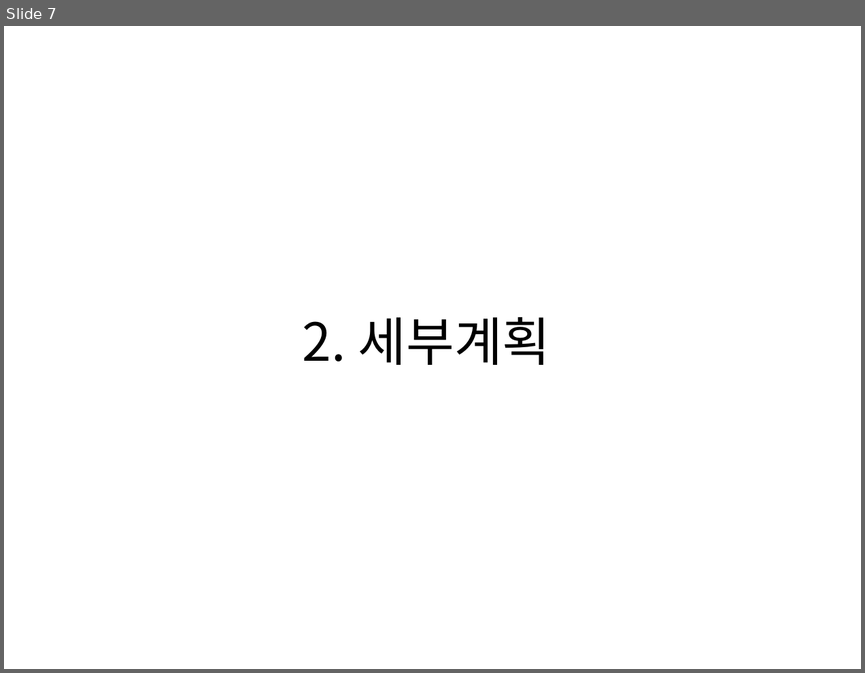
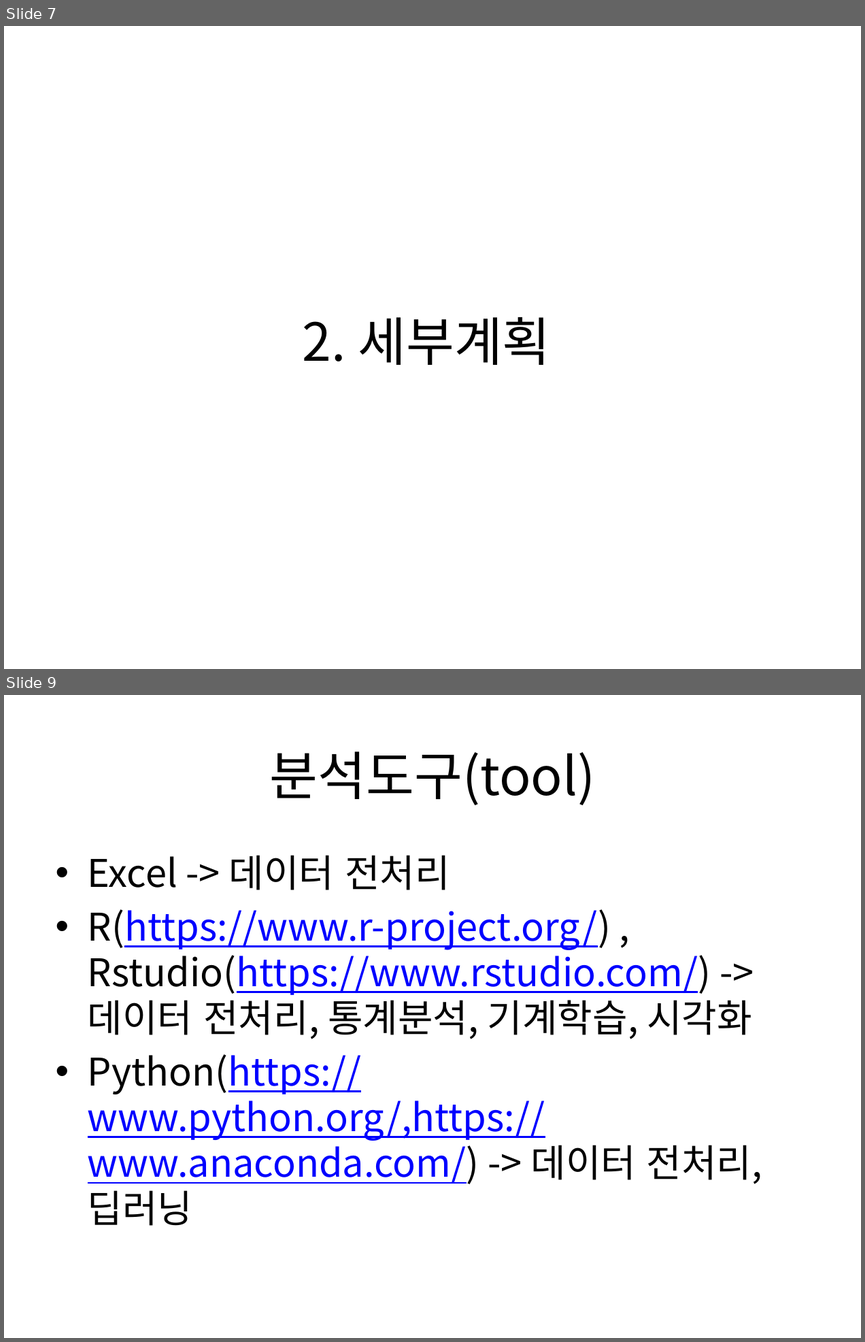
Before and after one commit to hsyliark/Big_Data_Project, a slide deck: 발표/주제발표(1조).pptx. Shown one above the other, each under a label of ours: slide 7 before the commit, slides 7 and 9 after it; the slides between them are not shown. The pictures are 865x673 and 865x1342 pixels, drawn with LibreOffice and Linux fonts; fonts in the diff are those of the drawing. Boxes give left, top, right and bottom in pixels: in the first picture for what was removed or moved away, otherwise in the second. Text is boxed around its words. In the diff, an @@ line names an element or a change of style, - is before the commit and + after.

```diff
--- a/발표/주제발표(1조).pptx
+++ b/발표/주제발표(1조).pptx
@@ slide 9 added at [4,695,861,1338], background #FFFFFF @@
@@ title added at [270,751,596,805], 44 pt, text #000000 @@
+분석도구(tool)
@@ text added at [88,855,763,1225], 32 pt, text #0000FF, underline @@
+• Excel -> 데이터 전처리
+• R(https://www.r-project.org/) , Rstudio(https://www.rstudio.com/) -> 데이터 전처리, 통계분석, 기계학습, 시각화
+• Python(https://www.python.org/,https://www.anaconda.com/) -> 데이터 전처리, 딥러닝
```
Also in this commit, not shown: 3 slides changed, 2 other slides added, 2 other files.
